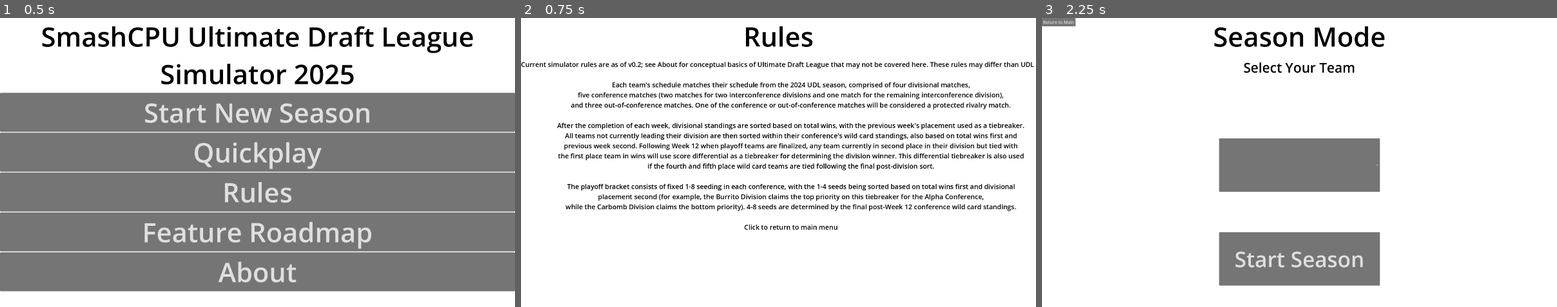
Above: before the commit, frames 1-3 (left to right).
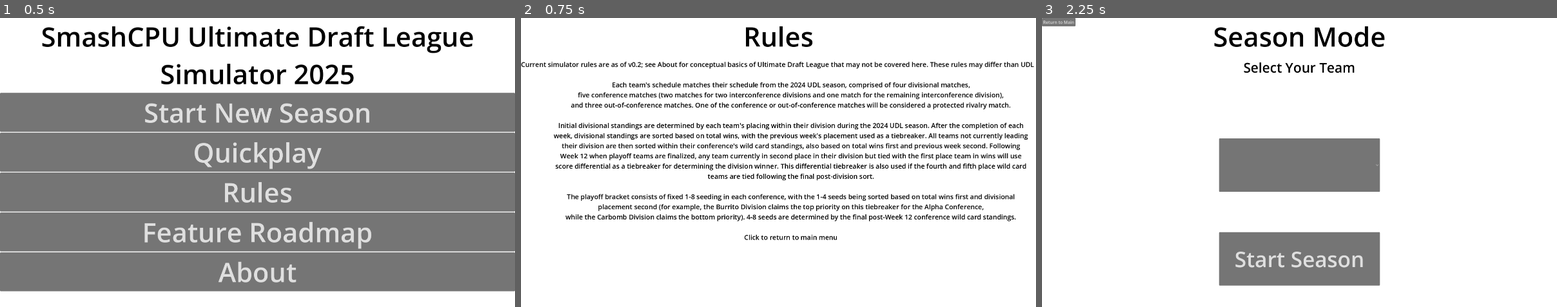
Above: after the commit, the same moments.

Repository: MaxSchersey/UDLSim25
Game: Godot game, scene res://scenes/main_menu.tscn
The game is run twice, just before and just after one commit, with the same random seed, the same clock (stepped at 60 frames per second) and the same inputs.
Inputs (mouse positions are in pixels of both pictures, inside the frame that each line leads up to):
- Up to frame 1 (0.5 s): no input
- Up to frame 2 (0.75 s): click "Rules" at 0.5 s
- Up to frame 3 (2.25 s): tap Enter at 1.25 s; move the mouse to (1412, 148) at 1.27 s; press the mouse at (1412, 148) at 1.28 s; release the mouse at (1412, 148) at 2 s; click "Start New Season" at 2 s

Frame 1 is identical in both runs. In frame 2, 9.0% of the frame differs, in the area x 6-99%, y 36-77%; in frame 3, nothing differs.

Commit message:
v0.2 - Executable

Diff:
--- a/scenes/rules.tscn
+++ b/scenes/rules.tscn
@@ -43,11 +43,12 @@
 five conference matches (two matches for two interconference divisions and one match for the remaining interconference division),
 and three out-of-conference matches. One of the conference or out-of-conference matches will be considered a protected rivalry match.
 
-After the completion of each week, divisional standings are sorted based on total wins, with the previous week's placement used as a tiebreaker.
-All teams not currently leading their division are then sorted within their conference's wild card standings, also based on total wins first and
-previous week second. Following Week 12 when playoff teams are finalized, any team currently in second place in their division but tied with
-the first place team in wins will use score differential as a tiebreaker for determining the division winner. This differential tiebreaker is also used
-if the fourth and fifth place wild card teams are tied following the final post-division sort.
+Initial divisional standings are determined by each team's placing within their division during the 2024 UDL season. After the completion of each
+week, divisional standings are sorted based on total wins, with the previous week's placement used as a tiebreaker. All teams not currently leading
+their division are then sorted within their conference's wild card standings, also based on total wins first and previous week second. Following
+Week 12 when playoff teams are finalized, any team currently in second place in their division but tied with the first place team in wins will use
+score differential as a tiebreaker for determining the division winner. This differential tiebreaker is also used if the fourth and fifth place wild card
+teams are tied following the final post-division sort.
 
 The playoff bracket consists of fixed 1-8 seeding in each conference, with the 1-4 seeds being sorted based on total wins first and divisional
 placement second (for example, the Burrito Division claims the top priority on this tiebreaker for the Alpha Conference,
Not shown, changed: export_presets.cfg
Not shown, changed: SpreadsheetSim.exe
Not shown, changed: SpreadsheetSim.pck
